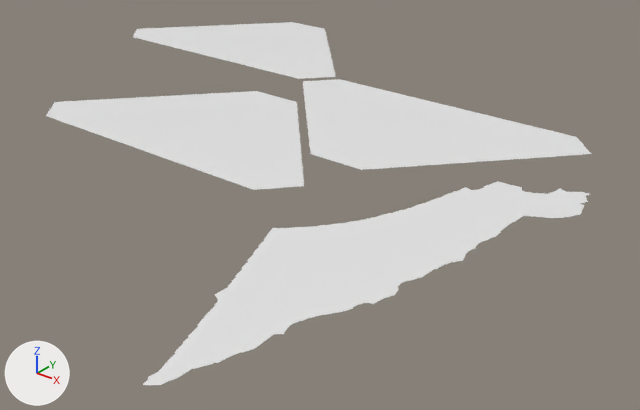
The Blender file Regions/Israel/israel.blend: old version first, new version second.
Both versions are drawn from a camera (50 mm lens) standing at (38.09, 27.05, 2.97) and looking at (33.35, 32.98, -0.71). The lights are fixed; the arrows at lower left show +X, +Y and +Z.

Names of what the first picture shows: 'myCurve', 'myCurve.001', 'myCurve.002', 'myCurve.003'.
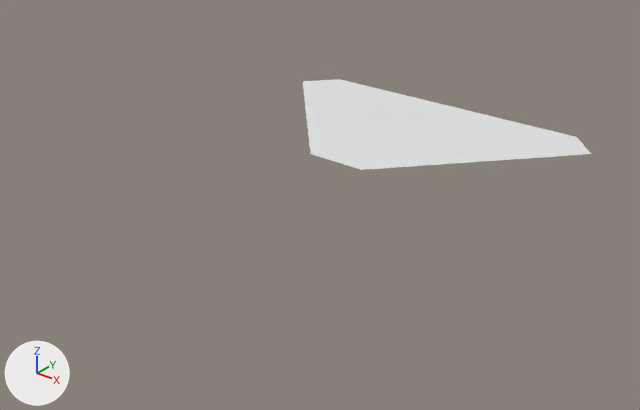
Location of each change, (x1, y1, x2, y2) in pixels of the pictures (640 x 410 px):
'myCurve', hidden
    before: (143, 181, 591, 385)
'myCurve.002', hidden
    before: (46, 91, 304, 190)
'myCurve.001', hidden
    before: (133, 22, 335, 79)

Patch to the scene script:
```diff
--- a/Regions/Israel/israel.blend.py
+++ b/Regions/Israel/israel.blend.py
@@ ob_mycurve @@
 ob_mycurve.location = (0.0, 0.0, 0.0)
+ob_mycurve.hide_set(True)
@@ ob_mycurve_001 @@
 ob_mycurve_001.location = (0.274, -0.658, 0.0)
+ob_mycurve_001.hide_set(True)
@@ ob_mycurve_002 @@
 ob_mycurve_002.location = (1.83, -3.081, 0.0)
+ob_mycurve_002.hide_set(True)
```
